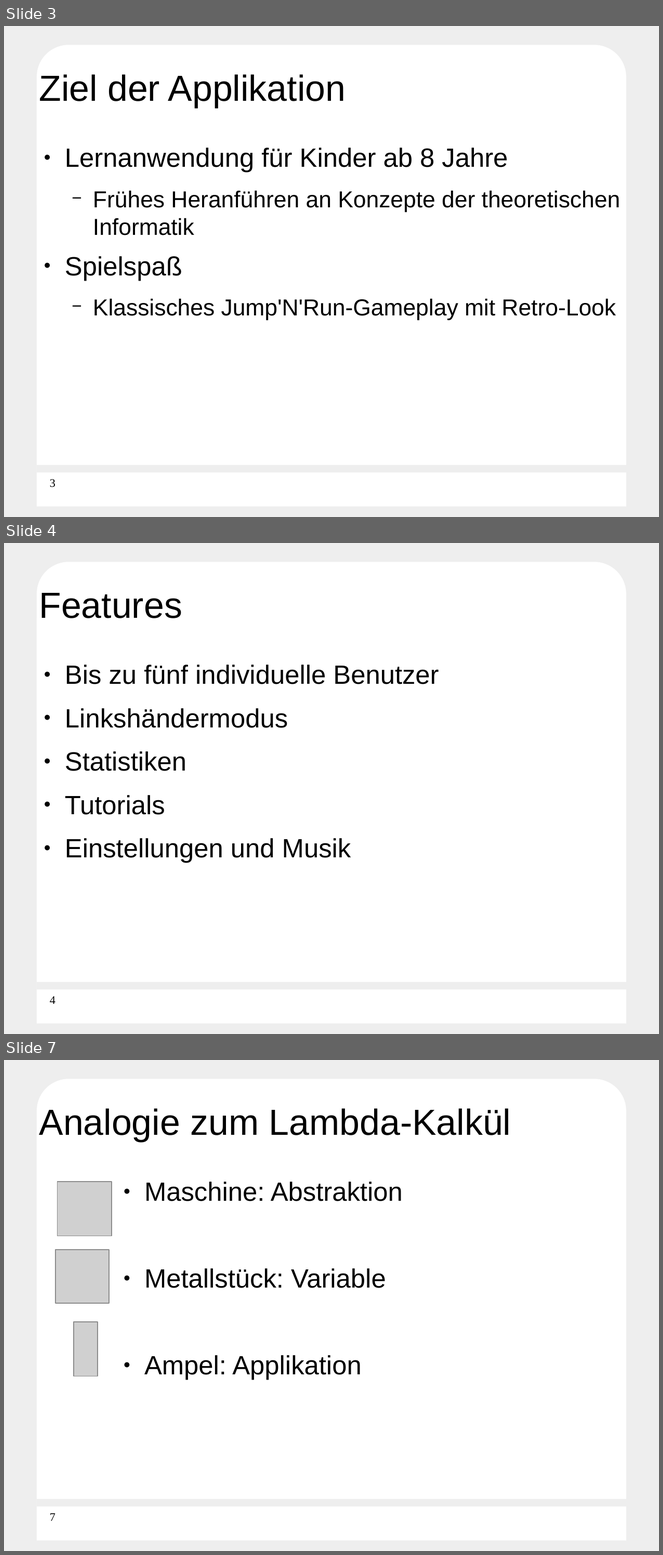
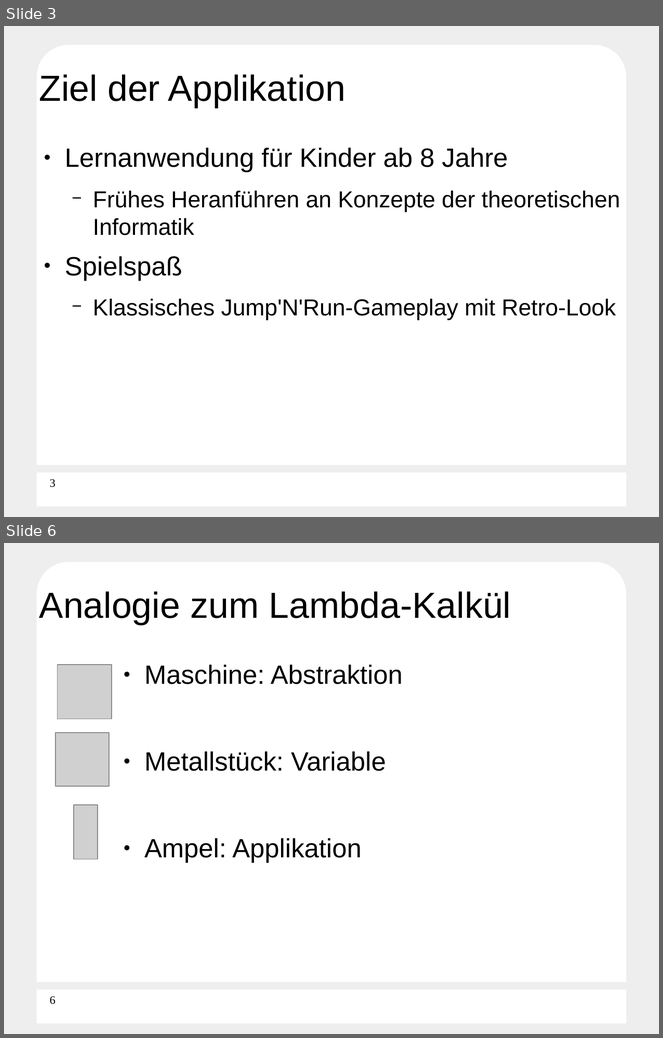
Before and after one commit to Die-anonymen-PSEler/archive, a slide deck: pse-5/final-presentation.odp. Shown one above the other, each under a label of ours: slides 3, 4 and 7 before the commit, slides 3 and 6 after it; the slides between them are not shown. The pictures are 663x1555 and 663x1038 pixels, drawn with LibreOffice and Linux fonts; fonts in the diff are those of the drawing; grey boxes stand for pictures; background and template pictures are left out. Boxes give left, top, right and bottom in pixels: in the first picture for what was removed or moved away, otherwise in the second. Text is boxed around its words. In the diff, an @@ line names an element or a change of style, - is before the commit and + after.

```diff
--- a/pse-5/final-presentation.odp
+++ b/pse-5/final-presentation.odp
@@ slide 4 removed at bbox=[4, 543, 659, 1034], background #EEEEEE; not listed: 3 template elements that a slide beside it also shows @@
@@ title removed at bbox=[39, 593, 182, 618] @@
-Features
@@ text removed at bbox=[65, 665, 439, 863] @@
-● Bis zu fünf individuelle Benutzer
-● Linkshändermodus
-● Statistiken
-● Tutorials
-● Einstellungen und Musik
@@ page number removed at bbox=[50, 996, 55, 1004] @@
-4
@@ what was slide 7 is now slide 6 @@
@@ page number at bbox=[50, 996, 55, 1005]: text changed @@
-7
+6
```
Also in this commit, not shown: 7 slides changed, 1 slide added, 1 other slide removed, 15 other files.
